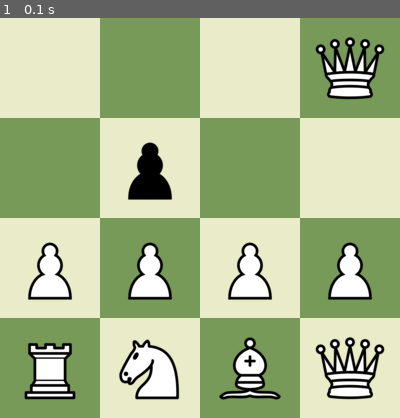
Above: before the commit, frame 1.
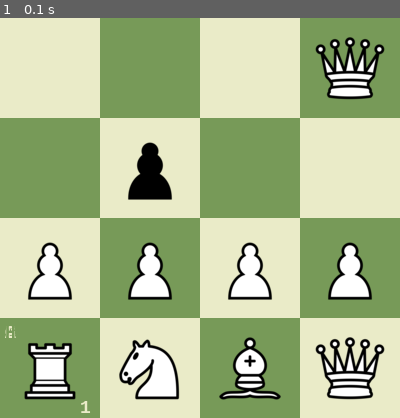
Above: after the commit, the same moment.

Repository: bivamshu/chessPygame
Game: pygame game, started from src/main.py
Two runs of this game, one before a commit and one after it. Both use one fixed random seed, a clock stepped at 60 frames per second and the inputs below.
Inputs:
- Up to frame 1 (0.1 s): no input
The pictures show only the part of the screen within x 0-50%, y 50-100%; the shares and areas given below are measured in that part.

The runs differ from the first frame. In frame 1, less than 0.1% of the frame differs, in the area x 1-23%, y 77-99%.

Commit message:
added castling

Diff:
--- a/src/board.py
+++ b/src/board.py
@@ -28,9 +28,25 @@
         piece.clear_moves()
         self.last_move = move
 
+        if isinstance(piece, Pawn):
+            self.check_promotion(piece, final)
+
+        if isinstance(piece, King):
+            if self.king_castling(initial, final):
+                diff = final.column - initial.column
+                rook = piece.left_rook if (diff < 0) else piece.right_rook
+                self.move(rook, rook.moves[-1])
+
     def valid_move(self, piece, move):
 
         return move in piece.moves
+
+    def check_promotion(self, piece, final):
+        if final.row == 0 or final.row == 7:
+            self.squares[final.row][final.column].piece = Queen(piece.color)
+
+    def king_castling(self, initial, final):
+        return abs(initial.column - final.column) == 2
 
     def calc_moves(self, piece, row, col):
 
@@ -153,6 +169,46 @@
                     if self.squares[possible_move_row][possible_move_col].isempty_or_enemy(piece.color):
                         piece.add_move(move)
 
+            if not piece.moved:
+                right_rook = self.squares[row][7].piece
+                if isinstance(right_rook, Rook):
+                    if not right_rook.moved:
+                        for c in range(5, 7):
+                            if self.squares[row][c].has_piece():
+                                break
+
+                            if c == 6:
+                                piece.right_rook = right_rook
+
+                                initial = Square(row, 7)
+                                final = Square(row, 5)
+                                move = Move(initial, final)
+                                right_rook.add_move(move)
+
+                                initial = Square(row, col)
+                                final = Square(row, 6)
+                                move = Move(initial, final)
+                                piece.add_move(move)
+
+                left_rook = self.squares[row][0].piece
+                if isinstance(left_rook, Rook):
+                    if not left_rook.moved:
+                        for c in range(1, 4):
+                            if self.squares[row][c].has_piece():
+                                break
+                            if c == 3:
+                                piece.left_rook = left_rook
+
+                                initial = Square(row, 0)
+                                final = Square(row, 3)
+                                move = Move(initial, final)
+                                left_rook.add_move(move)
+
+                                initial = Square(row, col)
+                                final = Square(row, 2)
+                                move = Move(initial, final)
+                                piece.add_move(move)
+
         if isinstance(piece, Pawn): pawn_moves()
 
         elif isinstance(piece, Knight): knight_moves()
--- a/src/config.py
+++ b/src/config.py
@@ -10,6 +10,7 @@
         self._add_themes()
         self.idx = 0
         self.theme = self.themes[self.idx]
+        self.font =pygame.font.SysFont('monospace', 18, bold = True)
         self.move_sound = Sound(
             os.path.join('assets/sounds/move.wav')
         )
--- a/src/game.py
+++ b/src/game.py
@@ -5,6 +5,7 @@
 from dragger import Dragger
 from move import Move
 from config import Config
+from square import Square
 
 class Game:
     def __init__(self):
@@ -25,6 +26,27 @@
                 rect = (col * SQSIZE, row * SQSIZE, SQSIZE, SQSIZE)
 
                 pygame.draw.rect(surface, color, rect)
+
+                #row coordinates
+
+                if col == 0:
+                    #color
+                    color = theme.bg.dark if row % 2 == 0 else theme.bg.light
+                    #label
+                    lbl = self.config.font.render(str(ROWS - row), 1, color)
+                    lbl_pos = (col * SQSIZE + SQSIZE - 20, HEIGHT - 20)
+
+                    surface.blit(lbl, lbl_pos)
+
+                #row coordinates
+                if row == 7:
+                    color = theme.bg.dark if (row + col) % 2 == 0 else theme.bg.light
+                    #label
+                    lbl = self.config.font.render(Square.get_alphacol(col), 1, color)
+                    lbl_pos = (5, 5 + row * SQSIZE)
+
+                    surface.blit(lbl, lbl_pos)
+
 
     def show_pieces(self, surface):
         for row in range(ROWS):
@@ -78,3 +100,12 @@
 
     def change_theme(self):
         self.config.change_themes()
+
+    def play_sound(self, captured = False):
+        if captured:
+            self.config.capture_sound.play()
+        else:
+            self.config.move_sound.play()
+
+    def reset(self):
+        self.__init__()
--- a/src/main.py
+++ b/src/main.py
@@ -79,8 +79,10 @@
                         move = Move(initial, final)
 
                         if board.valid_move(dragger.piece, move):
+                            captured = board.squares[released_row][released_col].has_piece
                             board.move(dragger.piece, move)
-
+                            #sounds
+                            game.play_sound(captured)
                             game.show_bg(screen)
                             game.last_move(screen)
                             game.show_pieces(screen)
@@ -92,6 +94,12 @@
                     if event.key == pygame.K_t:
                         game.change_theme()
 
+                    if event.key == pygame.K_r:
+                        game.reset()
+                        game = self.game
+                        board = self.game.board
+                        dragger = self.game.dragger
+
                 elif event.type == pygame.QUIT:
                     pygame.quit()
                     sys.exit()
--- a/src/piece.py
+++ b/src/piece.py
@@ -48,4 +48,6 @@
 
 class King(Piece):
     def __init__(self, color):
+        self.left_rook = None
+        self.right_rook = None
         super().__init__('king', color, 10000.0)
--- a/src/square.py
+++ b/src/square.py
@@ -1,10 +1,22 @@
 class Square:
+
+    ALPHACOLS = {0: 'A',
+                1: 'B',
+                2: 'C',
+                3: 'D',
+                4: 'E',
+                5: 'F',
+                6: 'G',
+                7: 'H'
+                }
+
     def __init__(self, row, column, piece = None):
         #initializes the Square class
         self.row = row #self.row assigns the value of the parameter received by the class when an object of the class is created.
         self.column = column #self.column is a property of a square. column is the argument that is passed into the the function
                             #when an object is created.
         self.piece = piece #the default value of piece is None. This means that the square is empty.
+        self.alphacol = self.ALPHACOLS[column]
 
     def __eq__(self, other):
         return self.row == other.row and self.column == other.column
@@ -52,3 +64,17 @@
                 return False
 
         return True
+
+    @staticmethod
+
+    def get_alphacol(col):
+        ALPHACOLS = {0: 'A',
+                1: 'B',
+                2: 'C',
+                3: 'D',
+                4: 'E',
+                5: 'F',
+                6: 'G',
+                7: 'H'
+                }
+        return ALPHACOLS[col]
